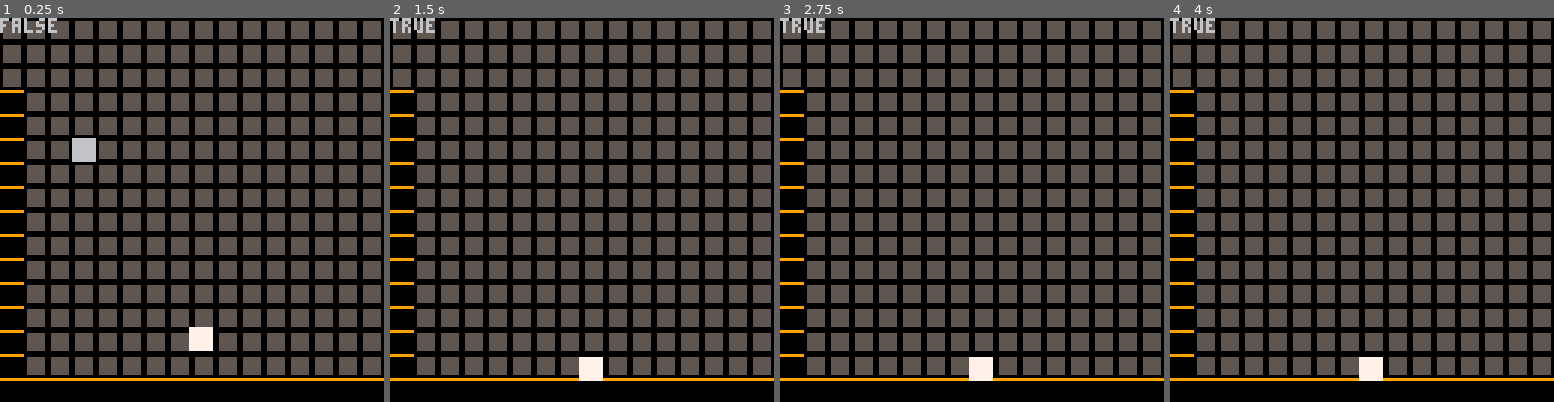
Above: before the commit, frames 1-4 (left to right).
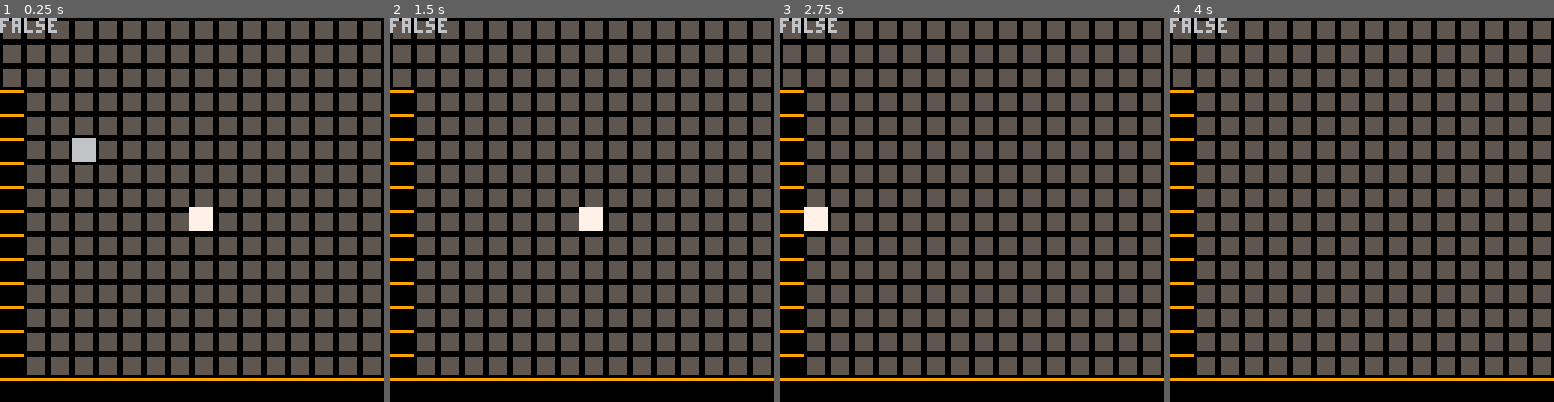
Above: after the commit, the same moments.

Repository: alstonStone/pico8_T-Jump
Game: PICO-8 cartridge t-jump.p8
The game is run twice, just before and just after one commit, with the same random seed, the same clock (stepped at 60 frames per second) and the same inputs.
Inputs:
- Up to frame 1 (0.25 s): no input
- Up to frame 2 (1.5 s): tap X (X key) at 1.07 s
- Up to frame 3 (2.75 s): hold Left 1.97-2.37 s; tap X (X key) at 2.07, 2.4, 2.73 s
- Up to frame 4 (4 s): hold Right 2.87-3.53 s; tap X (X key) at 3.07, 3.4, 3.73 s

The runs differ from the first frame. In frame 1, 0.8% of the frame differs, in the area x 49-56%, y 49-87%; in frame 2, 1.0%, in the area x 0-56%, y 0-95%; in frame 3, 1.0%; in frame 4, 0.6%.

Commit message:
testing new additions.
swapping out old movement and collision code. Debugging as I go.

Diff:
--- a/t-jump.p8
+++ b/t-jump.p8
@@ -87,9 +87,11 @@
 
 
 function plr_update()
-	plr.is_gnd=collide()
-	apply_gravity()
-	move_plr()
+	-- plr.is_gnd=collide()
+	-- apply_gravity()
+	-- move_plr()
+	get_input()
+	move_player()
 end
 
 
@@ -124,7 +126,7 @@
 
 
 function apply_gravity()
-	if (not plr.is_gnd) plr.y+=gravity
+	if (not plr.is_gnd) plr.dy+=gravity
 end
 
 
@@ -138,6 +140,13 @@
 	return tlc or trc or blc or brc
 end
 
+function get_input()
+	if (btn(⬅️)) plr.dx-=plr.speed
+	if (btn(➡️)) plr.dx+=plr.speed
+	if plr.is_gnd and (btn(❎)) then
+		plr.dy +=jump_str
+	end
+end
 
 function solid_at(pixel_x,pixel_y)
 	local tile_x=flr(pixel_x/8)
@@ -171,9 +180,9 @@
 	end
 	--vertical--
 	plr.is_gnd=false
-	plr.y+=dy
+	plr.y+=plr.dy
 	if check_collision(plr.x,plr.y,plr.w,plr.h) then
-		if ply.dy>0 then
+		if plr.dy>0 then
 			--landed--
 			local tile_y=flr((plr.y-plr.h-1)/8)
 			plr.y=(tile_y*8)+plr.h
